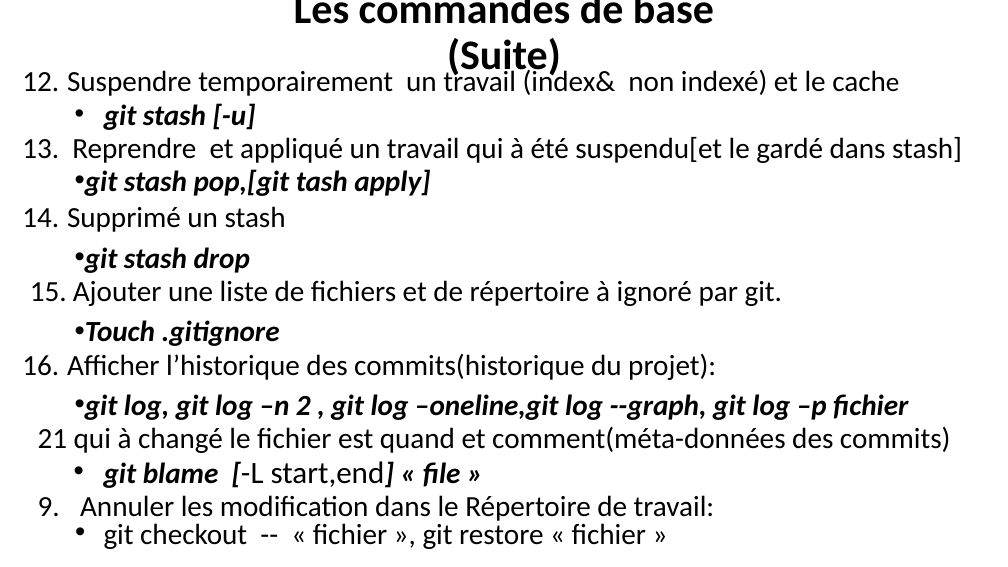
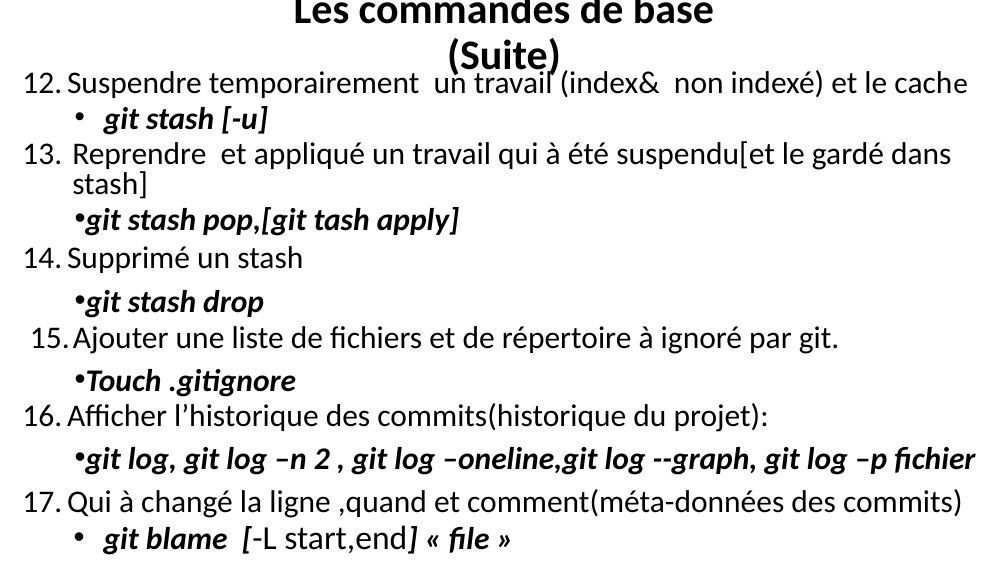
Before and after one commit to belakebiboussad/form, a slide deck: slide 10 of Formation Git.pptx. Drawn at 1008x567 pixels with LibreOffice and Linux fonts; fonts in the diff are those of the drawing. Boxes give left, top, right and bottom in pixels: in the first picture for what was removed or moved away, otherwise in the second. Text is boxed around its words. In the diff, an @@ line names an element or a change of style, - is before the commit and + after.

```diff
--- a/Formation Git.pptx
+++ b/Formation Git.pptx
@@ text at <box>67,67,975,555</box>: size 27.8 to 30 pt in "Suspendre temporairement un travail (index& non indexé) ...", "git stash [-u]", "Reprendre et appliqué un travail qui à ...", "git stash pop,[git tash apply]" and 7 more places; size 25.9 to 28 pt in "cache"; size 29.6 to 32 pt in "[-L start,end]" @@
@@ text at <box>67,489,963,518</box>: text changed; size 27.8 to 30 pt @@
-  21 qui à changé le fichier est quand et comment(méta-données des commits)
+  17. Qui à changé la ligne ,quand et comment(méta-données des commits)
@@ text at <box>80,495,715,549</box>: paragraphs removed @@
-  9. Annuler les modification dans le Répertoire de travail:
-  • git checkout -- « fichier », git restore « fichier »
```
Also in this commit, not shown: 4 other slides changed, 1 slide added, 2 other files.
